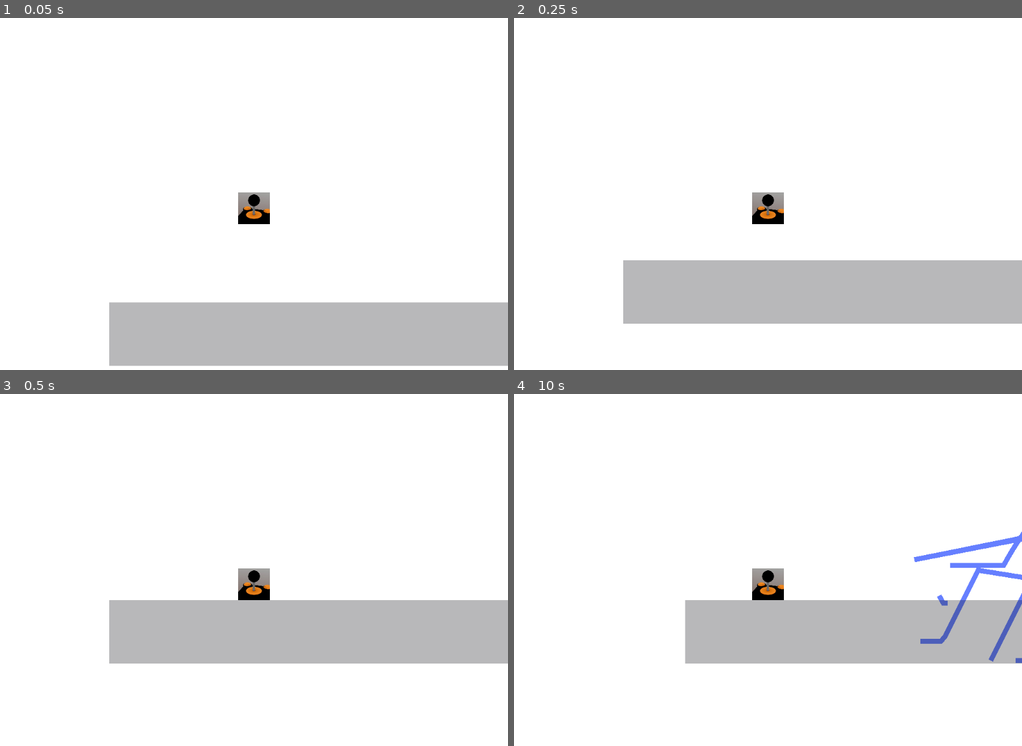
Above: before the commit, frames 1-4 (two rows, left to right).
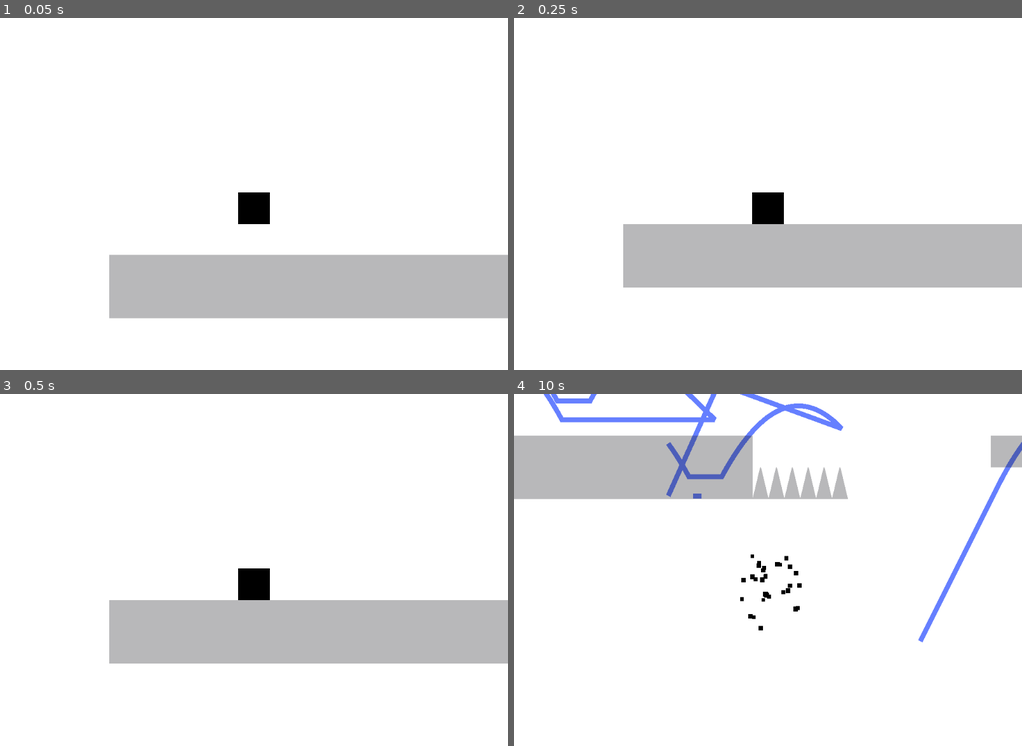
Above: after the commit, the same moments.

Repository: igaryhe/LD45
Game: Godot game, scene res://World.tscn
Same seed, same stepped clock (60 frames per second), same inputs: the game is played once before the commit and once after it. Sound files missing from this copy of the repository are replaced by a short silence.
Inputs (mouse positions are in pixels of both pictures, inside the frame that each line leads up to):
- Up to frame 1 (0.05 s): no input
- Up to frame 2 (0.25 s): no input
- Up to frame 3 (0.5 s): no input
- Up to frame 4 (10 s): move the mouse to (879, 566) at 0.52 s; press the mouse at (879, 566) at 0.53 s; hold Right (ui_right) 0.53-2.03 s; tap Space (jump) at 0.77, 1.52, 3.02, 3.77, 4.52, 6.02, 6.77, 7.52, 9.02, 9.77 s; move the mouse to (666, 601) at 1.27 s; release the mouse at (666, 601) at 1.28 s; click (666, 601) at 1.35 s; move the mouse to (818, 499) at 2.02 s; press the mouse at (818, 499) at 2.03 s; hold Left (ui_left) 2.03-2.78 s; move the mouse to (742, 661) at 2.77 s; release the mouse at (742, 661) at 2.78 s; hold Right (ui_right) 2.78-4.28 s; click (742, 661) at 2.85 s; move the mouse to (920, 640) at 3.52 s; press the mouse at (920, 640) at 3.53 s; move the mouse to (615, 527) at 4.27 s; release the mouse at (615, 527) at 4.28 s; hold Left (ui_left) 4.28-5.03 s; click (615, 527) at 4.35 s; move the mouse to (793, 584) at 5.02 s; press the mouse at (793, 584) at 5.03 s; hold Right (ui_right) 5.03-5.78 s; move the mouse to (691, 489) at 5.77 s; release the mouse at (691, 489) at 5.78 s; hold Left (ui_left) 5.78-7.28 s; click (691, 489) at 5.85 s; move the mouse to (879, 566) at 6.52 s; press the mouse at (879, 566) at 6.53 s; move the mouse to (666, 601) at 7.27 s; release the mouse at (666, 601) at 7.28 s; hold Right (ui_right) 7.28-9.53 s; click (666, 601) at 7.35 s; move the mouse to (818, 499) at 8.02 s; press the mouse at (818, 499) at 8.03 s; move the mouse to (742, 661) at 8.77 s; release the mouse at (742, 661) at 8.78 s; click (742, 661) at 8.85 s; move the mouse to (920, 640) at 9.52 s; press the mouse at (920, 640) at 9.53 s; hold Left (ui_left) from 9.53 s (still down)

The runs differ from the first frame. In frame 1, 22% of the frame differs, in the area x 21-100%, y 49-99%; in frame 2, 16%; in frame 3, 0.3%; in frame 4, 25%, in the area x 0-100%, y 0-77%.

Commit message:
death particle

Diff:
--- a/Deadzone.gd
+++ b/Deadzone.gd
@@ -1,4 +1,21 @@
 extends Node2D
 
+onready var audio_stream = $AudioStreamPlayer
+var distance
+const TRIGGER_DISTANCE = 300
+
 func _on_Deadzone_body_entered(body):
-	Player.init_pos()
+	if body.get_name() == "Player":
+		Player.respawn()
+
+func _ready():
+	print(audio_stream.stream.get_length())
+	pass
+
+func _physics_process(delta):
+	distance = Player.position.distance_to(position)
+	if distance < TRIGGER_DISTANCE and !audio_stream.playing:
+		audio_stream.pitch_scale = 1.5
+		audio_stream.play()
+	elif distance >= TRIGGER_DISTANCE and audio_stream.playing:
+		audio_stream.stop()
--- a/Deadzone.tscn
+++ b/Deadzone.tscn
@@ -1,6 +1,7 @@
-[gd_scene load_steps=3 format=2]
+[gd_scene load_steps=4 format=2]
 
 [ext_resource path="res://Deadzone.gd" type="Script" id=1]
+[ext_resource path="res://res/Heart Beat.wav" type="AudioStream" id=2]
 
 [sub_resource type="RectangleShape2D" id=1]
 extents = Vector2( 32, 32 )
@@ -13,4 +14,7 @@
 
 [node name="CollisionShape2D" type="CollisionShape2D" parent="."]
 shape = SubResource( 1 )
+
+[node name="AudioStreamPlayer" type="AudioStreamPlayer" parent="."]
+stream = ExtResource( 2 )
 [connection signal="body_entered" from="." to="." method="_on_Deadzone_body_entered"]
--- a/Player.gd
+++ b/Player.gd
@@ -9,9 +9,16 @@
 
 func _ready():
 	init_pos()
+	$DeathParticles.one_shot = true
 
 func init_pos():
-	position = Vector2(100, 320)
+	position = Vector2(100, 416)
+
+func respawn():
+	$DeathParticles.emitting = true
+	$DeathParticles.restart()
+	#init_pos()
+	$Sprite.hide()
 
 func _physics_process(delta):
 	var dir = 0
--- a/Player.tscn
+++ b/Player.tscn
@@ -1,17 +1,28 @@
 [gd_scene load_steps=5 format=2]
 
 [ext_resource path="res://Player.gd" type="Script" id=1]
-[ext_resource path="res://res/LD45.jpg" type="Texture" id=2]
-[ext_resource path="res://res/Heart Beat Single.wav" type="AudioStream" id=3]
+[ext_resource path="res://res/player.png" type="Texture" id=2]
 
 [sub_resource type="RectangleShape2D" id=1]
 extents = Vector2( 32, 32 )
+
+[sub_resource type="ParticlesMaterial" id=2]
+flag_disable_z = true
+spread = 180.0
+gravity = Vector3( 0, 500, 0 )
+initial_velocity = 400.0
+initial_velocity_random = 0.3
+angular_velocity = 4.58393e-41
+orbit_velocity = 0.0
+orbit_velocity_random = 0.0
+scale = 10.0
+scale_random = 0.3
+color = Color( 0, 0, 0, 1 )
 
 [node name="Player" type="KinematicBody2D"]
 script = ExtResource( 1 )
 
 [node name="Sprite" type="Sprite" parent="."]
-scale = Vector2( 0.16, 0.16 )
 texture = ExtResource( 2 )
 region_rect = Rect2( 0, 0, 71.7289, 98.364 )
 
@@ -24,6 +35,9 @@
 [node name="Camera2D" type="Camera2D" parent="."]
 current = true
 
-[node name="AudioStreamPlayer2D" type="AudioStreamPlayer2D" parent="."]
-stream = ExtResource( 3 )
-[connection signal="finished" from="AudioStreamPlayer2D" to="." method="_on_finished"]
+[node name="DeathParticles" type="Particles2D" parent="."]
+emitting = false
+amount = 30
+one_shot = true
+explosiveness = 0.8
+process_material = SubResource( 2 )
